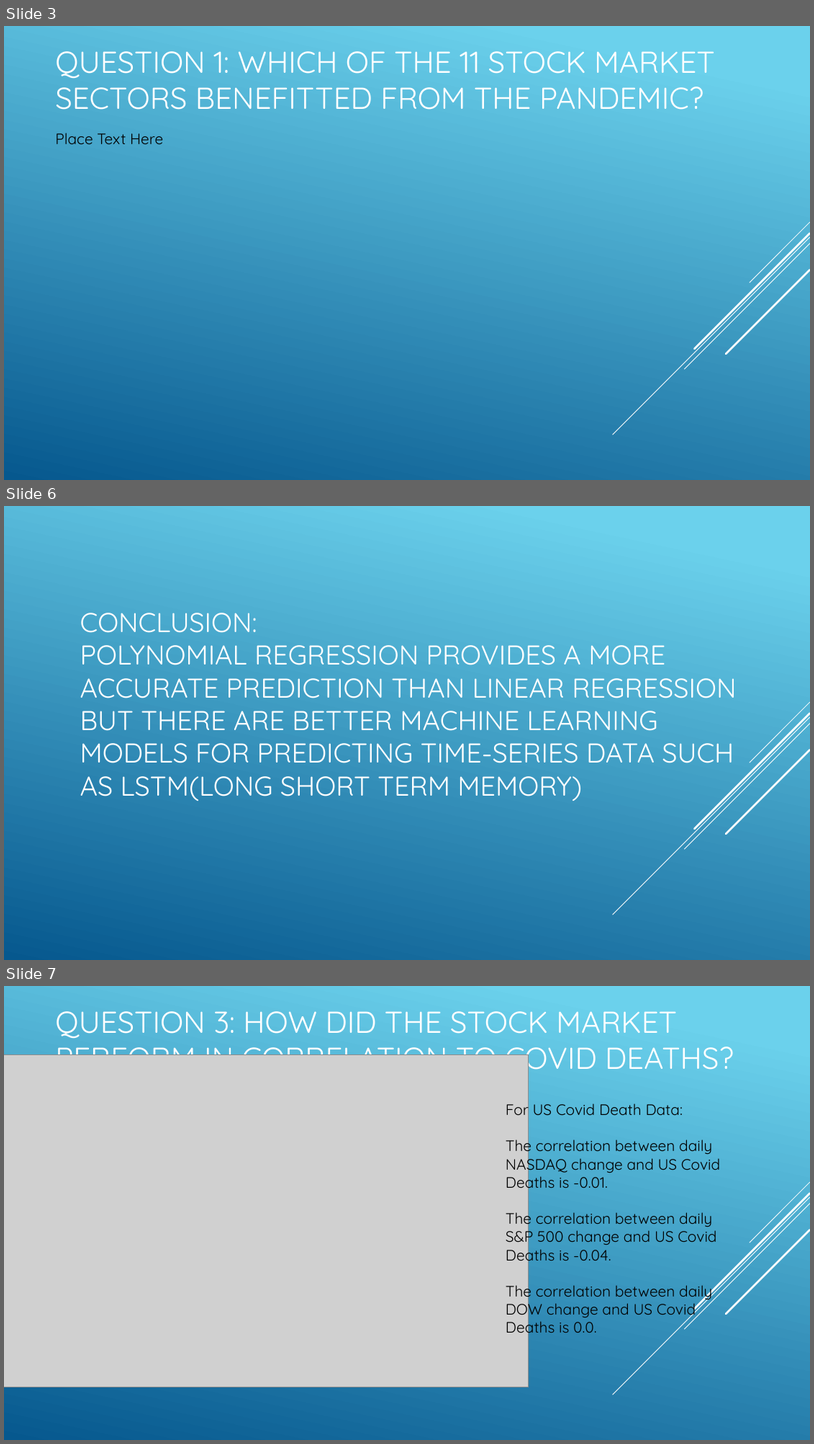
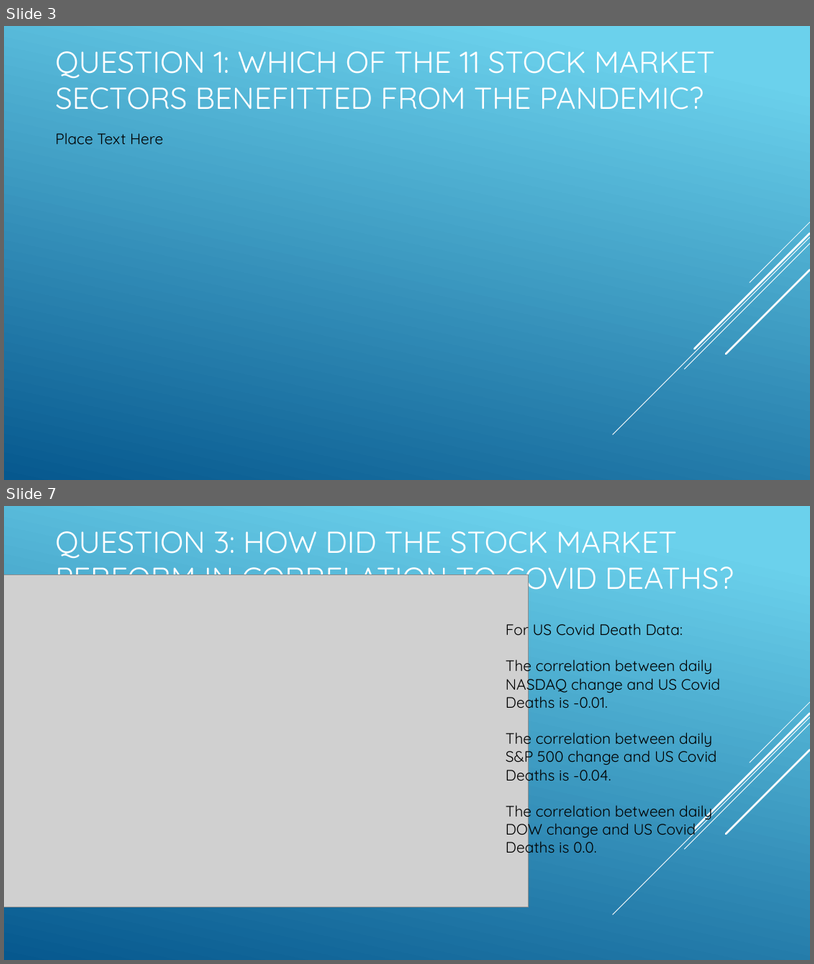
Before and after one commit to Bandelero/Covids-Effect-on-the-Stock-Market, a slide deck: Project1.pptx. Shown one above the other, each under a label of ours: slides 3, 6 and 7 before the commit, slides 3 and 7 after it; the slides between them are not shown. The pictures are 814x1444 and 814x964 pixels, drawn with LibreOffice and Linux fonts; fonts in the diff are those of the drawing; grey boxes stand for pictures. Boxes give left, top, right and bottom in pixels: in the first picture for what was removed or moved away, otherwise in the second. Text is boxed around its words. In the diff, an @@ line names an element or a change of style, - is before the commit and + after.

```diff
--- a/Project1.pptx
+++ b/Project1.pptx
@@ slide 6 removed at bbox=[4, 506, 810, 960], background gradient #6ED2EB to #06588E; not listed: 5 template elements that a slide beside it also shows @@
@@ title removed at bbox=[80, 613, 736, 800] @@
-CONCLUSION:
-POLYNOMIAL REGRESSION PROVIDES A MORE ACCURATE PREDICTION THAN LINEAR REGRESSION BUT THERE ARE BETTER MACHINE LEARNING MODELS FOR PREDICTING TIME-SERIES DATA SUCH AS LSTM(LONG SHORT TERM MEMORY)
```
Also in this commit, not shown: 2 slides changed, 1 slide added.
